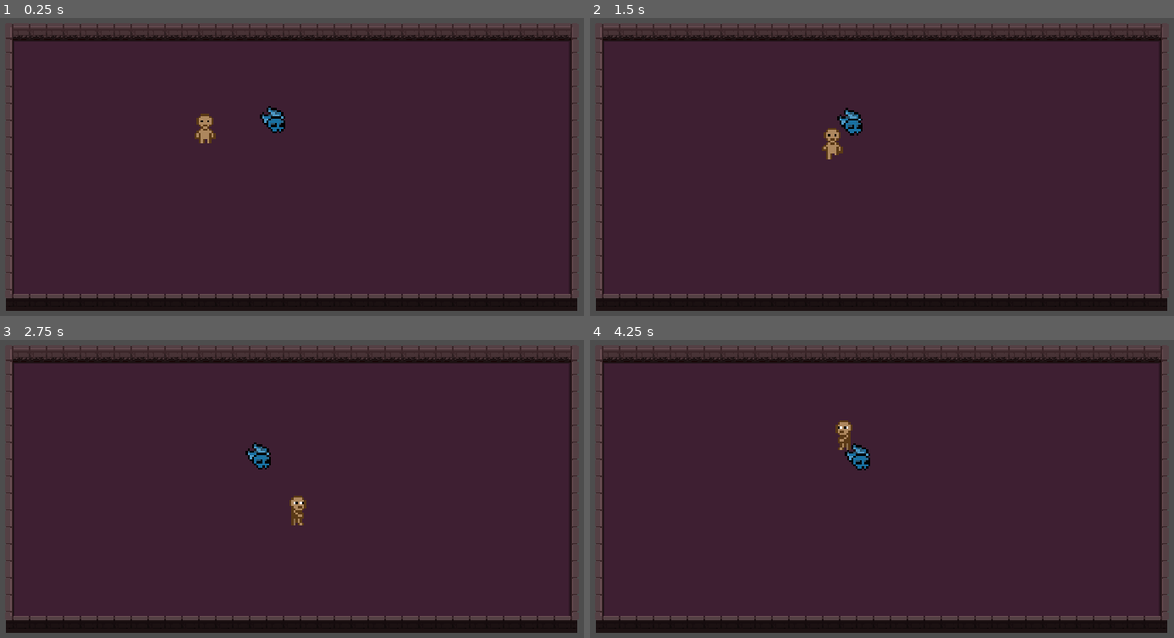
Above: before the commit, frames 1-4 (two rows, left to right).
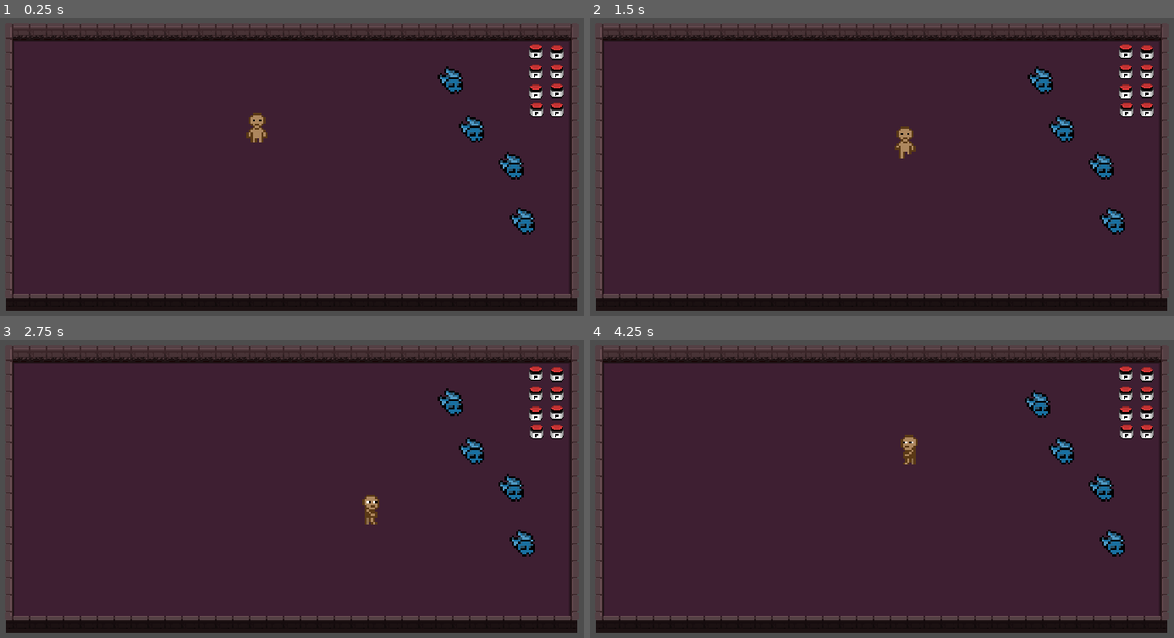
Above: after the commit, the same moments.

Repository: pingvin1308/gymdungeon
Game: Godot game, scene res://scenes/test/test_scene_default.tscn
The game is run twice, just before and just after one commit, with the same random seed, the same clock (stepped at 60 frames per second) and the same inputs.
Inputs (mouse positions are in pixels of both pictures, inside the frame that each line leads up to):
- Up to frame 1 (0.25 s): no input
- Up to frame 2 (1.5 s): move the mouse to (1039, 161) at 0.52 s; hold D (walk_right) 0.53-1.28 s; click (1039, 161) at 0.6 s; move the mouse to (753, 199) at 1.27 s; hold S (walk_down) from 1.28 s (still down); click (753, 199) at 1.35 s
- Up to frame 3 (2.75 s): move the mouse to (367, 417) at 2.02 s; release S (walk_down) at 2.03 s; hold D (walk_right) from 2.03 s (still down); click (367, 417) at 2.1 s
- Up to frame 4 (4.25 s): move the mouse to (858, 578) at 2.77 s; release D (walk_right) at 2.78 s; hold W (walk_up) 2.78-3.53 s; click (858, 578) at 2.85 s; move the mouse to (1092, 557) at 3.52 s; hold A (walk_left) from 3.53 s (still down); click (1092, 557) at 3.6 s

The runs differ from the first frame. In frame 1, 2.6% of the frame differs, in the area x 33-97%, y 8-73%; in frame 2, 2.6%, in the area x 39-97%, y 8-73%; in frame 3, 2.6%; in frame 4, 2.6%.

Commit message:
implement protein drop

Diff:
--- a/project.godot
+++ b/project.godot
@@ -14,6 +14,10 @@
 run/main_scene="res://scenes/test/test_scene_default.tscn"
 config/features=PackedStringArray("4.3", "Forward Plus")
 config/icon="res://icon.svg"
+
+[autoload]
+
+InventoryManager="*res://scripts/globals/inventory_manager.gd"
 
 [display]
 
@@ -57,6 +61,7 @@
 2d_physics/layer_1="Ground"
 2d_physics/layer_2="Player"
 2d_physics/layer_3="Enemy"
+2d_physics/layer_4="Collectibles"
 
 [rendering]
 
--- a/scenes/Enemies/attack_state.gd
+++ b/scenes/Enemies/attack_state.gd
@@ -31,7 +31,9 @@
 
 
 func _on_next_transitions() -> void:
-	if enemy.is_chasing:
+	if enemy.is_knocked_back:
+		transition.emit("Knockback")
+	elif enemy.is_chasing:
 		transition.emit("Chase")
 	else:
 		transition.emit("Idle")
--- a/scenes/Enemies/basic_enemy.gd
+++ b/scenes/Enemies/basic_enemy.gd
@@ -1,5 +1,7 @@
 class_name BasicEnemy
 extends CharacterBody2D
+
+var protein = preload("res://scenes/collectibles/protein/protein.tscn")
 
 @onready var hurt_component: HurtComponent = $HurtComponent
 @onready var chase_component: ChaseComponent = $ChaseComponent
@@ -14,6 +16,7 @@
 
 var target_player: Player
 var is_chasing: bool
+var is_knocked_back: bool
 
 
 func _ready() -> void:
@@ -24,7 +27,11 @@
 
 func on_hurt(hit_damage: int) -> void:
 	health -= hit_damage
+	is_knocked_back = true
 	if health <= 0:
+		var protein_instance = protein.instantiate() as Node2D
+		protein_instance.global_position = global_position
+		get_parent().add_child(protein_instance)
 		queue_free()
 		return
 	print("Enemy health: ", health)
--- a/scenes/Enemies/basic_enemy.tscn
+++ b/scenes/Enemies/basic_enemy.tscn
@@ -7,8 +7,9 @@
 [ext_resource type="PackedScene" uid="uid://do88igja7lo2g" path="res://scenes/components/hurt_component.tscn" id="4_d3g6h"]
 [ext_resource type="Script" path="res://scenes/Enemies/attack_state.gd" id="5_aht63"]
 [ext_resource type="Script" path="res://scenes/Enemies/chase_state.gd" id="6_1vcx0"]
+[ext_resource type="Script" path="res://scenes/Enemies/knockback_state.gd" id="7_sk4cx"]
 [ext_resource type="PackedScene" uid="uid://d4ehve8tkntur" path="res://scenes/components/hit_component.tscn" id="7_ubwvg"]
-[ext_resource type="PackedScene" path="res://scenes/components/chase_component.tscn" id="7_yjwt8"]
+[ext_resource type="PackedScene" uid="uid://clwtpk3k3mqtr" path="res://scenes/components/chase_component.tscn" id="7_yjwt8"]
 
 [sub_resource type="AtlasTexture" id="AtlasTexture_m7b0g"]
 atlas = ExtResource("1_qgdoe")
@@ -46,9 +47,10 @@
 radius = 4.0
 
 [sub_resource type="RectangleShape2D" id="RectangleShape2D_43hh8"]
-size = Vector2(24, 30)
+size = Vector2(24, 26)
 
 [node name="BasicEnemy" type="CharacterBody2D"]
+position = Vector2(1, 4)
 collision_layer = 4
 collision_mask = 3
 motion_mode = 1
@@ -75,10 +77,13 @@
 script = ExtResource("5_aht63")
 enemy = NodePath("../..")
 hit_component_collision_shape = NodePath("../../HitComponent/HitComponentCollisionShape2D")
-attack_cooldown = 0.5
 
 [node name="Chase" type="Node" parent="StateMachine" node_paths=PackedStringArray("enemy")]
 script = ExtResource("6_1vcx0")
+enemy = NodePath("../..")
+
+[node name="Knockback" type="Node" parent="StateMachine" node_paths=PackedStringArray("enemy")]
+script = ExtResource("7_sk4cx")
 enemy = NodePath("../..")
 
 [node name="ChaseComponent" parent="." instance=ExtResource("7_yjwt8")]
@@ -101,7 +106,7 @@
 collision_mask = 2
 
 [node name="HurtComponentCollisionShape2D" type="CollisionShape2D" parent="HurtComponent"]
-position = Vector2(-2, -15)
+position = Vector2(-2, -17)
 shape = SubResource("RectangleShape2D_43hh8")
 debug_color = Color(0.782187, 0.435497, 0, 0.42)
 
--- a/scenes/Enemies/chase_state.gd
+++ b/scenes/Enemies/chase_state.gd
@@ -12,8 +12,9 @@
 
 
 func _on_next_transitions() -> void:
-	if enemy.is_chasing and enemy.position.distance_to(enemy.target_player.position) <= enemy.attack_range:
+	if enemy.is_knocked_back:
+		transition.emit("Knockback")
+	elif enemy.is_chasing and enemy.position.distance_to(enemy.target_player.position) <= enemy.attack_range:
 		transition.emit("Attack")
-
-	if !enemy.is_chasing:
+	else:
 		transition.emit("Idle")
--- a/scenes/Enemies/idle_state.gd
+++ b/scenes/Enemies/idle_state.gd
@@ -4,7 +4,9 @@
 
 
 func _on_next_transitions() -> void:
-    if enemy.is_chasing and enemy.target_player != null:
-        transition.emit("Chase")
-    else:
-        transition.emit("Idle")
+	if enemy.is_knocked_back:
+		transition.emit("Knockback")
+	elif enemy.is_chasing and enemy.target_player != null:
+		transition.emit("Chase")
+	else:
+		transition.emit("Idle")
--- /dev/null
+++ b/scenes/Enemies/knockback_state.gd
@@ -0,0 +1,34 @@
+extends NodeState
+
+@export var enemy: BasicEnemy
+
+var knockback_velocity = Vector2.ZERO
+var knockback_duration = 0.0
+var knockback_strength = 250
+
+
+func _on_enter() -> void:
+    if enemy.target_player == null:
+        return
+
+    var player = enemy.target_player
+    var direction = (enemy.position - player.position).normalized()
+    knockback_velocity = direction * knockback_strength
+    knockback_duration = 0.2
+
+
+func _on_physics_process(_delta: float) -> void:
+    if enemy.target_player == null:
+        return
+
+    if knockback_duration > 0:
+        knockback_duration -= _delta
+        knockback_velocity = knockback_velocity.move_toward(Vector2.ZERO, 500 * _delta)
+        enemy.velocity = knockback_velocity
+        enemy.move_and_slide()
+
+    enemy.is_knocked_back = false
+
+
+func _on_next_transitions() -> void:
+    transition.emit("Idle")
--- a/scenes/characters/player/player.tscn
+++ b/scenes/characters/player/player.tscn
@@ -1,7 +1,7 @@
 [gd_scene load_steps=70 format=3 uid="uid://drsgtfmsdt5cn"]
 
 [ext_resource type="Script" path="res://scenes/characters/player/player.gd" id="1_iwona"]
-[ext_resource type="Texture2D" uid="uid://c1ukrg8p4sx0" path="res://assets/player animations.png" id="2_w74s1"]
+[ext_resource type="Texture2D" uid="uid://c1ukrg8p4sx0" path="res://assets/player_animations.png" id="2_w74s1"]
 [ext_resource type="Script" path="res://scripts/state_machine/node_state_machine.gd" id="3_yg54g"]
 [ext_resource type="Script" path="res://scenes/characters/player/idle_state.gd" id="4_sstx2"]
 [ext_resource type="Script" path="res://scenes/characters/player/walk_state.gd" id="5_xlg0f"]
--- /dev/null
+++ b/scenes/collectibles/protein/protein.gd
@@ -0,0 +1,10 @@
+class_name Protein
+extends Sprite2D
+
+const NAME: String = "protein"
+
+
+func _on_collect(body:Node2D) -> void:
+    if body is Player:
+        InventoryManager.add_item(NAME, 1)
+        queue_free()
--- /dev/null
+++ b/scenes/collectibles/protein/protein.tscn
@@ -0,0 +1,21 @@
+[gd_scene load_steps=4 format=3 uid="uid://g7lakquu35kh"]
+
+[ext_resource type="Texture2D" uid="uid://dchrssic4yqtf" path="res://assets/protein.png" id="1_66cq8"]
+[ext_resource type="Script" path="res://scenes/collectibles/protein/protein.gd" id="2_jimw0"]
+
+[sub_resource type="CircleShape2D" id="CircleShape2D_52fac"]
+radius = 7.0
+
+[node name="Protein" type="Sprite2D"]
+position = Vector2(0, -7)
+texture = ExtResource("1_66cq8")
+script = ExtResource("2_jimw0")
+
+[node name="Area2D" type="Area2D" parent="."]
+collision_layer = 8
+collision_mask = 2
+
+[node name="CollisionShape2D" type="CollisionShape2D" parent="Area2D"]
+shape = SubResource("CircleShape2D_52fac")
+
+[connection signal="body_entered" from="Area2D" to="." method="_on_collect"]
--- a/scenes/components/hurt_component.gd
+++ b/scenes/components/hurt_component.gd
@@ -8,4 +8,4 @@
     if area is HitComponent:
         var hit_damage: int = 1
         hurt.emit(hit_damage)
-        print(area is HitComponent)
+    # print(area)
--- a/scenes/test/test_scene_default.tscn
+++ b/scenes/test/test_scene_default.tscn
@@ -1,8 +1,9 @@
-[gd_scene load_steps=4 format=4 uid="uid://dqexl8offu5vf"]
+[gd_scene load_steps=5 format=4 uid="uid://dqexl8offu5vf"]
 
 [ext_resource type="TileSet" uid="uid://c7ecoqt5mvwoi" path="res://tilesets/game_tileset.tres" id="1_k0k2m"]
 [ext_resource type="PackedScene" uid="uid://cib4cf4xqwdwl" path="res://scenes/Enemies/basic_enemy.tscn" id="2_durq2"]
 [ext_resource type="PackedScene" uid="uid://drsgtfmsdt5cn" path="res://scenes/characters/player/player.tscn" id="2_fth47"]
+[ext_resource type="PackedScene" uid="uid://g7lakquu35kh" path="res://scenes/collectibles/protein/protein.tscn" id="2_fxqxk"]
 
 [node name="TestSceneDefault" type="Node2D"]
 metadata/_edit_lock_ = true
@@ -17,8 +18,41 @@
 tile_map_data = PackedByteArray("AAADAAIAAAABAAEAAAAEAAIAAAACAAEAAAAFAAIAAAABAAEAAAAGAAIAAAACAAEAAAAHAAIAAAABAAEAAAAIAA …(1520 unchanged characters)…
 tile_set = ExtResource("1_k0k2m")
 
+[node name="Protein" parent="GameTilemap" instance=ExtResource("2_fxqxk")]
+position = Vector2(562, 60)
+
+[node name="Protein2" parent="GameTilemap" instance=ExtResource("2_fxqxk")]
+position = Vector2(562, 78)
+
+[node name="Protein3" parent="GameTilemap" instance=ExtResource("2_fxqxk")]
+position = Vector2(562, 96)
+
+[node name="Protein4" parent="GameTilemap" instance=ExtResource("2_fxqxk")]
+position = Vector2(562, 114)
+
+[node name="Protein5" parent="GameTilemap" instance=ExtResource("2_fxqxk")]
+position = Vector2(542, 59)
+
+[node name="Protein6" parent="GameTilemap" instance=ExtResource("2_fxqxk")]
+position = Vector2(542, 78)
+
+[node name="Protein7" parent="GameTilemap" instance=ExtResource("2_fxqxk")]
+position = Vector2(542, 97)
+
+[node name="Protein8" parent="GameTilemap" instance=ExtResource("2_fxqxk")]
+position = Vector2(543, 114)
+
 [node name="BasicEnemy" parent="." instance=ExtResource("2_durq2")]
-position = Vector2(300, 140)
+position = Vector2(464, 103)
+
+[node name="BasicEnemy2" parent="." instance=ExtResource("2_durq2")]
+position = Vector2(484, 149)
+
+[node name="BasicEnemy3" parent="." instance=ExtResource("2_durq2")]
+position = Vector2(521, 184)
+
+[node name="BasicEnemy4" parent="." instance=ExtResource("2_durq2")]
+position = Vector2(532, 236)
 
 [node name="Player" parent="." instance=ExtResource("2_fth47")]
-position = Vector2(230, 146)
+position = Vector2(279, 145)
--- /dev/null
+++ b/scripts/globals/inventory_manager.gd
@@ -0,0 +1,20 @@
+extends Node
+
+
+var inventory: Dictionary = {}
+
+
+func add_item(item_name: String, amount: int) -> void:
+    if inventory.has(item_name):
+        inventory[item_name] += amount
+    else:
+        inventory[item_name] = amount
+
+    print(inventory)
+
+
+func remove_item(item_name: String, amount: int) -> void:
+    if inventory.has(item_name):
+        inventory[item_name] -= amount
+        if inventory[item_name] <= 0:
+            inventory.erase(item_name)
Renamed: assets/player animations.png -> assets/player_animations.png
Not shown, added: assets/player_animations.png.import
Binary file added: assets/protein.png
Not shown, changed: assets/protein.png.import
Not shown: 1 places in scenes/Enemies/basic_enemy.tscn that only renumber resources
